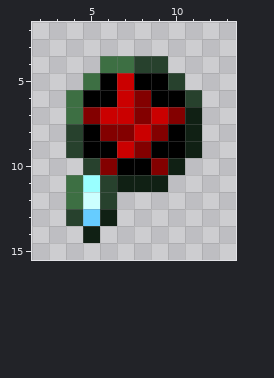
Pixel-art sprite -- Resources/Textures/_RMC14/Interface/cm_job_icons.rsi/upp_xo.png. The picture above was drawn from the file before the commit.
The file is 16x16 pixels. Shown: x 2..13, y 2..15.
The result:
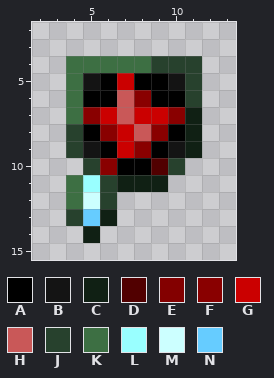
Palette (. is transparent): A #000000  B #141414  C #102014  D #510000  E #830000  F #890000  G #cb0000  H #c95858  J #27412d  K #3d6f43  L #99ffff  M #ccffff  N #66ccff
Difference:
Colour A gives way to colour B in row 9 at x 5 and 10.
Colour J gives way to colour B in row 5 at x 10.
Colour K gives way to colour B in row 5 at x 5.
Colour E gives way to colour D in row 10 at x 9.
Colour E gives way to colour F in row 6 at x 8; in row 7 at x 5 and 10; in row 8 at x 6 and 9; in row 9 at x 8; in row 10 at x 6.
Colour E gives way to colour G in row 7 at x 8; in row 8 at x 7.
Colour G gives way to colour H in rows 6 to 7 at x 7; in row 8 at x 8.
The edit adds colour J in row 4 at x 10 to 11; in row 5 at x 11.
Colour C gives way to colour J in row 10 at x 10.
The edit adds colour K in row 4 at x 4 to 5; in row 5 at x 4.
Colour J gives way to colour K in row 4 at x 8.
